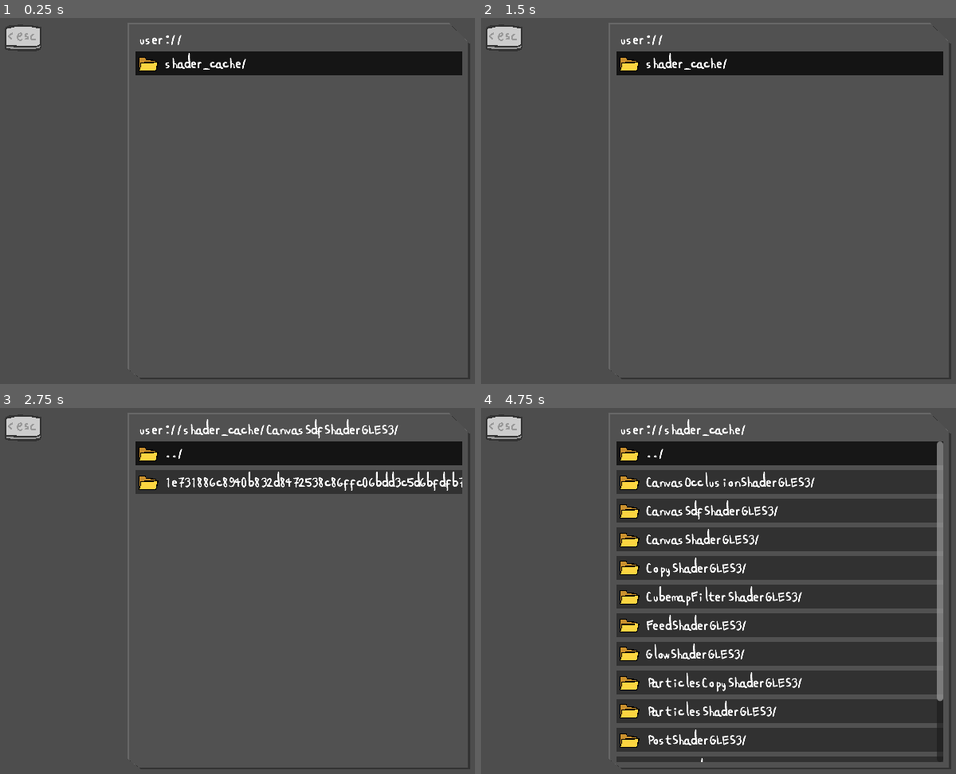
Above: before the commit, frames 1-4 (two rows, left to right).
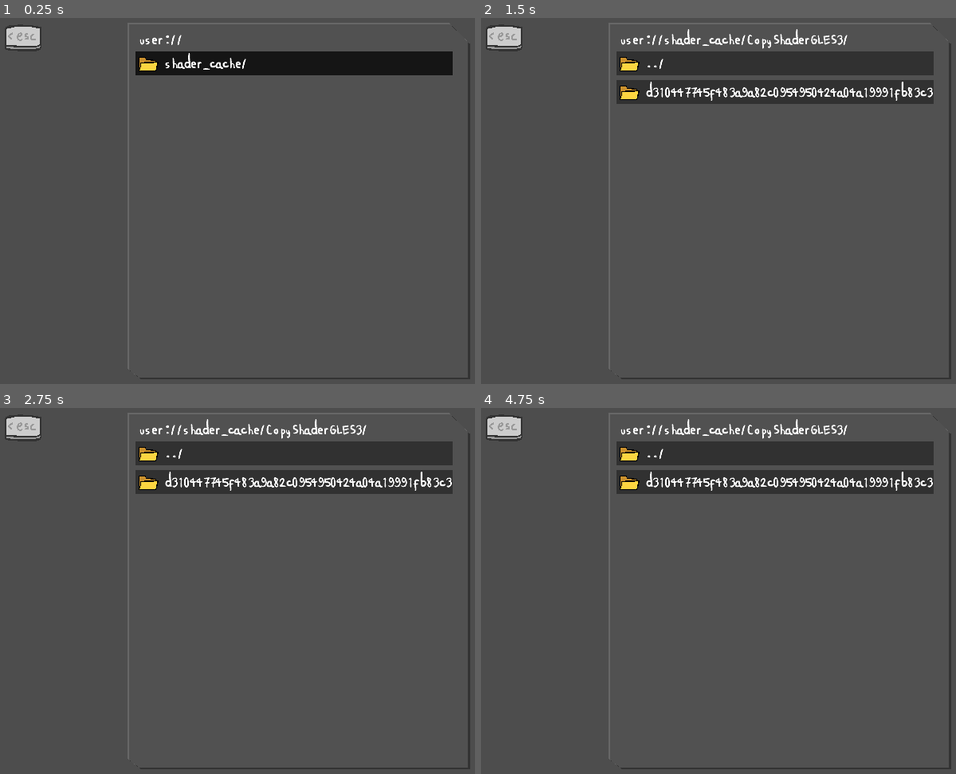
Above: after the commit, the same moments.

Repository: neontflame/jolas
Game: Godot game, scene res://Menustuffs/AddonsMenu/AddonsMenu.tscn
Same seed, same stepped clock (60 frames per second), same inputs: the game is played once before the commit and once after it. This scene is started directly instead of the project's main scene.
Inputs (mouse positions are in pixels of both pictures, inside the frame that each line leads up to):
- Up to frame 1 (0.25 s): no input
- Up to frame 2 (1.5 s): tap Enter (ui_accept) at 0.5, 0.77, 1.07 s; move the mouse to (918, 186) at 0.52 s; hold Right (ctrl_right) from 0.53 s (still down); click (918, 186) at 0.6 s; tap Delete (ui_delete) at 0.8, 1.35 s; move the mouse to (652, 226) at 1.27 s
- Up to frame 3 (2.75 s): tap Enter (ui_accept) at 1.52, 1.55, 1.82, 2.1 s; move the mouse to (361, 506) at 2.02 s; release Right (ctrl_right) at 2.03 s; hold Left (ctrl_left) from 2.03 s (still down); click (361, 506) at 2.3 s
- Up to frame 4 (4.75 s): tap Enter (ui_accept) at 2.75, 3.02, 3.32, 3.77, 3.8, 4.07, 4.52 s; move the mouse to (747, 675) at 2.77 s; release Left (ctrl_left) at 2.78 s; hold Right (ctrl_right) 2.78-4.28 s; tap X (ctrl_1) at 2.85 s; tap Delete (ui_delete) at 3.05 s; move the mouse to (outside the picture) at 3.52 s; hold Z (ctrl_2) 3.53-4.28 s; move the mouse to (590, 536) at 4.27 s; hold Left (ctrl_left) from 4.28 s (still down); click (590, 536) at 4.35 s

The runs differ from the first frame. In frame 1, 0.1% of the frame differs, in the area x 95-98%, y 9-16%; in frame 2, 9.0%; in frame 3, 5.9%; in frame 4, 47%, in the area x 28-98%, y 3-97%.

Commit message:
ola nos temos mods (Carregados)
yeah

Diff:
--- a/CoolUtils/GameUtils.gd
+++ b/CoolUtils/GameUtils.gd
@@ -1,5 +1,7 @@
 extends Node
 class_name GameUtils
+
+static var loadedMods:Array = []
 
 static func get_chars():
 	var charlist:Array = ResourceLoader.list_directory("res://Playerstuffs/Characters/")
--- a/CoolUtils/SaveUtils.gd
+++ b/CoolUtils/SaveUtils.gd
@@ -8,8 +8,11 @@
 		playstime = Time.get_unix_time_from_system()
 	else:
 		playstime = get_save_info(slot)['first-playtime']
-
-	var saveStuff = FileAccess.open('user://save' + str(slot) + '.jol', FileAccess.WRITE)
+	var saveStuff
+	if GameUtils.loadedMods != []:
+		saveStuff = FileAccess.open('user://modSave' + str(slot) + '.jol', FileAccess.WRITE)
+	else:
+		saveStuff = FileAccess.open('user://save' + str(slot) + '.jol', FileAccess.WRITE)
 	var saveInfo:Dictionary = {
 		"new": false,
 		"player": GPStats.char,
@@ -18,7 +21,8 @@
 		"maxHP": GPStats.maxHP,
 		"map": MapUtils.map.name,
 		"first-playtime": playstime,
-		"last-playtime": Time.get_unix_time_from_system()
+		"last-playtime": Time.get_unix_time_from_system(),
+		"applied-mods": GameUtils.loadedMods
 	}
 
 	saveStuff.store_string(JSON.stringify(saveInfo))
@@ -28,16 +32,24 @@
 		"new": true
 	}
 	var pathness:String = 'user://save' + str(slot) + '.jol'
+	var pathnessMods:String = 'user://modSave' + str(slot) + '.jol'
+	var shouldMod:bool = (FileAccess.file_exists(pathnessMods) && GameUtils.loadedMods != [])
 
-	if !FileAccess.file_exists(pathness):
-		return newSave
+	if !shouldMod:
+		if !FileAccess.file_exists(pathness):
+			return newSave
 
-	var saveStuff = FileAccess.open(pathness, FileAccess.READ)
+	var saveStuff = FileAccess.open((pathnessMods if shouldMod else pathness), FileAccess.READ)
 	var saveGotten = JSON.parse_string(saveStuff.get_as_text())
 	return saveGotten
 
 static func delete_save(slot:int):
-	var saveStuff = FileAccess.open('user://save' + str(slot) + '.jol', FileAccess.WRITE)
+	var pathness:String = 'user://save' + str(slot) + '.jol'
+	var pathnessMods:String = 'user://modSave' + str(slot) + '.jol'
+
+	var shouldMod:bool = (GameUtils.loadedMods != [])
+
+	var saveStuff = FileAccess.open((pathnessMods if shouldMod else pathness), FileAccess.WRITE)
 	var saveInfo:Dictionary = {
 		"new": true,
 		"deleted": true
--- a/Menustuffs/AddonsMenu/AddonsMenu.gd
+++ b/Menustuffs/AddonsMenu/AddonsMenu.gd
@@ -34,12 +34,18 @@
 		boxWithABunchOfShitInIt.add_child(newFile)
 		newFile.filename = item
 		newFile.setup()
+		if GameUtils.loadedMods.has(curPath + newFile.filename):
+			newFile.applied = true
 		newFile.id = i
 		i += 1
 
 func _process(delta: float) -> void:
 	for coolfile in boxWithABunchOfShitInIt.get_children():
-		coolfile.selected = (coolfile.filename == curItems[CoolMenu.curSelected])
+		if CoolMenu.curSelected != -1:
+			coolfile.selected = (coolfile.filename == curItems[CoolMenu.curSelected])
+		else:
+			coolfile.selected = false
+		coolfile.applied = (GameUtils.loadedMods.has(curPath + coolfile.filename))
 
 	if Input.is_action_just_pressed("ui_down"):
 		CoolMenu.curSelected = wrap(CoolMenu.curSelected + 1, 0, CoolMenu.maxSelected)
@@ -52,17 +58,20 @@
 	if Input.is_action_just_pressed('ui_cancel'):
 		goBack()
 
-	if Input.is_action_just_pressed("ui_accept") || Input.is_action_just_pressed('ui_click'):
-		if curItems[CoolMenu.curSelected] == '../':
-			goBack()
-		elif curItems[CoolMenu.curSelected].ends_with('/'):
-			curPath += curItems[CoolMenu.curSelected]
-			print(curPath)
-			reload()
-			CoolMenu.play_sfx('Tick')
-		elif curItems[CoolMenu.curSelected].ends_with('.pck'):
-			ProjectSettings.load_resource_pack(curPath + curItems[CoolMenu.curSelected])
-			CoolMenu.play_sfx('Go')
+	if CoolMenu.curSelected != -1:
+		if Input.is_action_just_pressed("ui_accept") || Input.is_action_just_pressed('ui_click'):
+			if curItems[CoolMenu.curSelected] == '../':
+				goBack()
+			elif curItems[CoolMenu.curSelected].ends_with('/'):
+				curPath += curItems[CoolMenu.curSelected]
+				print(curPath)
+				reload()
+				CoolMenu.play_sfx('Tick')
+			elif curItems[CoolMenu.curSelected].ends_with('.pck'):
+				if !GameUtils.loadedMods.has(curPath + curItems[CoolMenu.curSelected]):
+					ProjectSettings.load_resource_pack(curPath + curItems[CoolMenu.curSelected])
+					GameUtils.loadedMods.append(curPath + curItems[CoolMenu.curSelected])
+					CoolMenu.play_sfx('Go')
 
 func goBack():
 	CoolMenu.play_sfx('Back')
--- a/Menustuffs/AddonsMenu/FileThingie.gd
+++ b/Menustuffs/AddonsMenu/FileThingie.gd
@@ -2,6 +2,7 @@
 
 var filename:String = ''
 var selected:bool = false
+var applied:bool = false
 var id:int = 0
 var getMoused:bool = false
 
@@ -18,6 +19,11 @@
 	mouse_exited.connect(un_moused)
 
 func _process(delta: float) -> void:
+	if applied:
+		$Label.self_modulate.a = 0.5
+	else:
+		$Label.self_modulate.a = 1
+
 	$bg.self_modulate.a = lerp($bg.self_modulate.a,
 							(0.75 if selected else 0.4),
 							0.2)
@@ -27,4 +33,5 @@
 	getMoused = true
 
 func un_moused():
+	CoolMenu.curSelected = -1
 	getMoused = false
--- a/Menustuffs/AddonsMenu/FileThingie.tscn
+++ b/Menustuffs/AddonsMenu/FileThingie.tscn
@@ -36,7 +36,7 @@
 
 [node name="FileThingie" type="Control"]
 clip_contents = true
-custom_minimum_size = Vector2(410, 32)
+custom_minimum_size = Vector2(398, 32)
 layout_mode = 3
 anchors_preset = 0
 script = ExtResource("1_7ghir")
--- a/Menustuffs/SaveMenu/SaveBox.gd
+++ b/Menustuffs/SaveMenu/SaveBox.gd
@@ -11,10 +11,25 @@
 	else:
 		$EmptySave.visible = false
 		$FullSave.visible = true
+		# time info
+		# nao usei pq isso nao funcionou tao bem quanto eu esperava
+		"""
+		var timely = coolSaveness["last-playtime"] - coolSaveness["first-playtime"]
+		var timelyButAwesome = Time.get_time_dict_from_unix_time(timely)
+		var timeString = ''
+
+		if timelyButAwesome["hour"] > 0:
+			timeString += str(timelyButAwesome["hour"]) + 'h '
+
+		if timelyButAwesome["minute"] > 0:
+			timeString += str(timelyButAwesome["minute"]) + 'min'
+		"""
+
 		# player info
 		$FullSave/Icon.texture = GameUtils.get_char_asset(coolSaveness["player"], "Icon.png")
 		$FullSave/LvCount.text = 'Nível ' + str(GeneralUtils.display_number(coolSaveness["level"]))
 		var mapInfo = GameUtils.get_map_info(coolSaveness["map"])
 		$FullSave/CurMap.text = mapInfo["name"] + ' - ' + mapInfo["region"]
+		# $FullSave/Timespan.text = timeString
 		$FullSave/CurChar.text = GameUtils.get_char_info(coolSaveness["player"])["name"]
 	pass
--- a/Menustuffs/SaveMenu/SaveBox.tscn
+++ b/Menustuffs/SaveMenu/SaveBox.tscn
@@ -58,7 +58,8 @@
 text = "Neon T. Flame"
 
 [node name="Timespan" type="Label" parent="FullSave"]
-offset_left = 277.0
+visible = false
+offset_left = 219.0
 offset_top = 7.0
 offset_right = 399.0
 offset_bottom = 28.0
